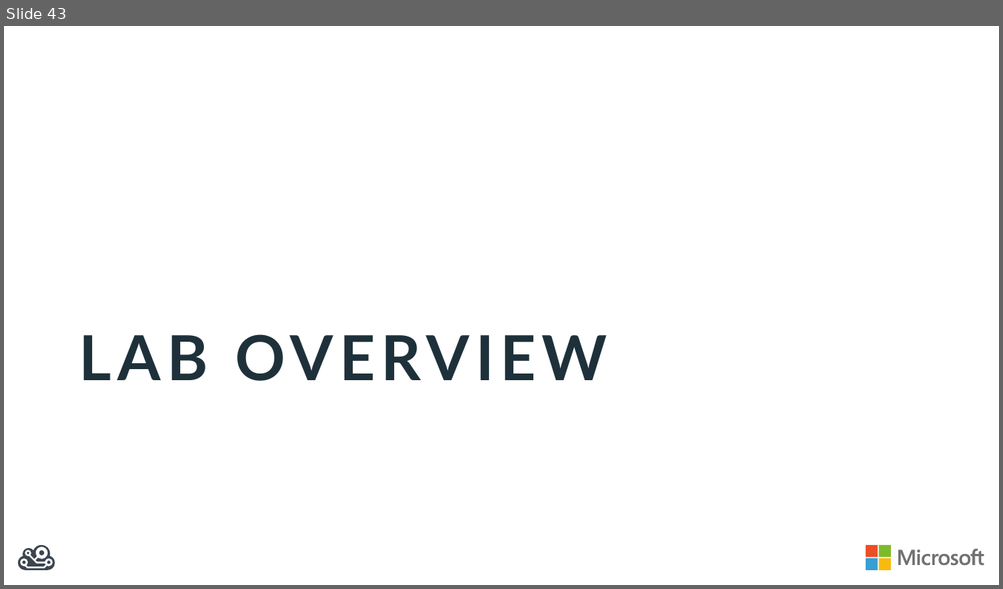
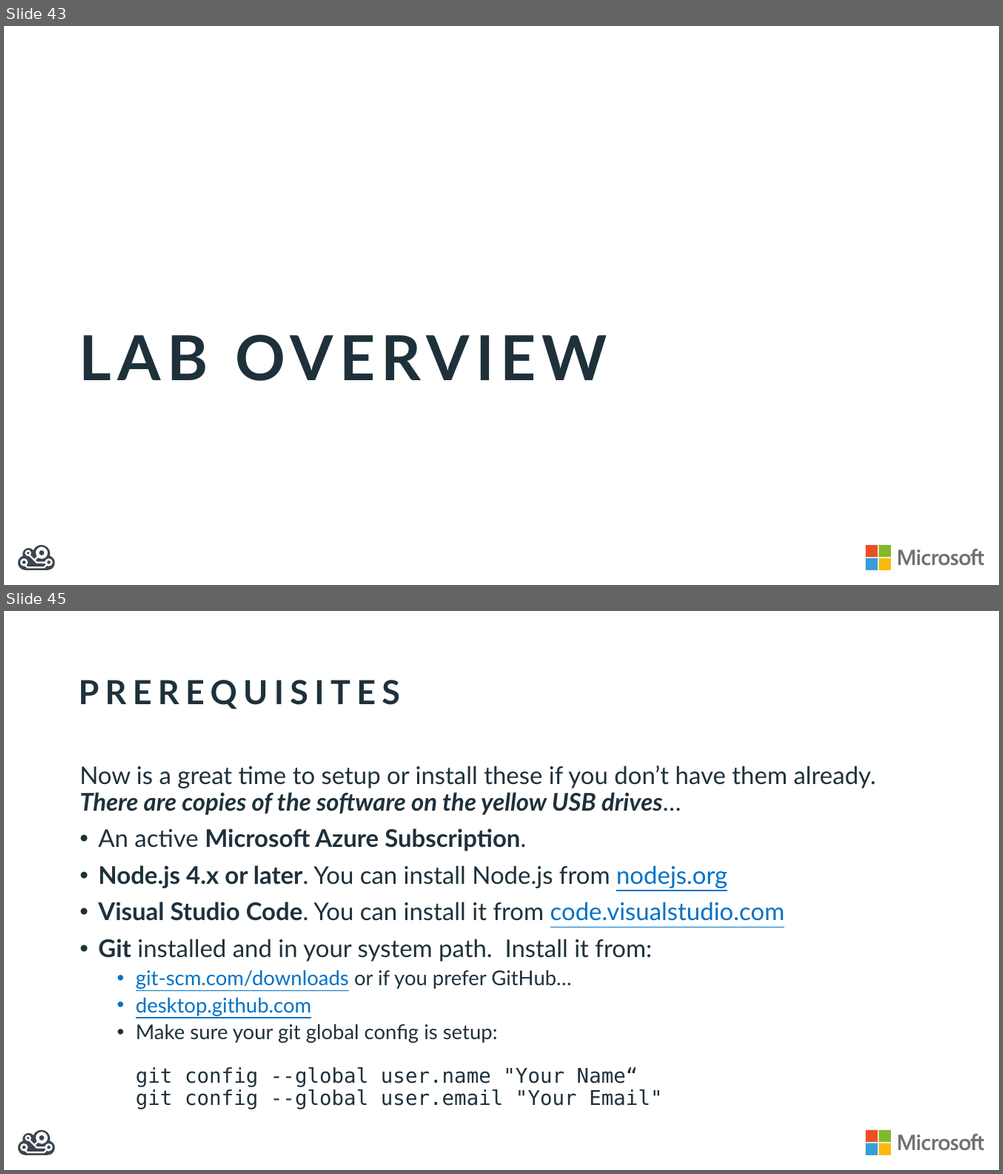
Before and after one commit to dxcamps/MicrosoftIntelIoTCamp, a slide deck: Slides/MicrosoftAzureIoTOverview.pptx. Shown one above the other, each under a label of ours: slide 43 before the commit, slides 43 and 45 after it; the slides between them are not shown. The pictures are 1003x589 and 1003x1174 pixels, drawn with LibreOffice and Linux fonts; fonts in the diff are those of the drawing. Boxes give left, top, right and bottom in pixels: in the first picture for what was removed or moved away, otherwise in the second. Text is boxed around its words. In the diff, an @@ line names an element or a change of style, - is before the commit and + after.

```diff
--- a/Slides/MicrosoftAzureIoTOverview.pptx
+++ b/Slides/MicrosoftAzureIoTOverview.pptx
@@ slide 45 added at [4,611,999,1170], background #FFFFFF; not listed: 6 template elements that a slide beside it also shows @@
@@ title added at [79,680,400,709], 32.6 pt, text #1E313B, bold @@
+PREREQUISITES
@@ text added at [79,766,876,1110], 24 pt, text #1E313B @@
+Now is a great time to setup or install these if you don’t have them already.
+There are copies of the software on the yellow USB drives…
+• An active Microsoft Azure Subscription.
+• Node.js 4.x or later. You can install Node.js from nodejs.org
+• Visual Studio Code. You can install it from code.visualstudio.com
+• Git installed and in your system path. Install it from:
+  • git-scm.com/downloads or if you prefer GitHub…
+  • desktop.github.com
+  • Make sure your git global config is setup:
+    git config --global user.name "Your Name“
+    git config --global user.email "Your Email"
```
Also in this commit, not shown: 2 slides changed, 1 other slide added, 1 slide removed.
